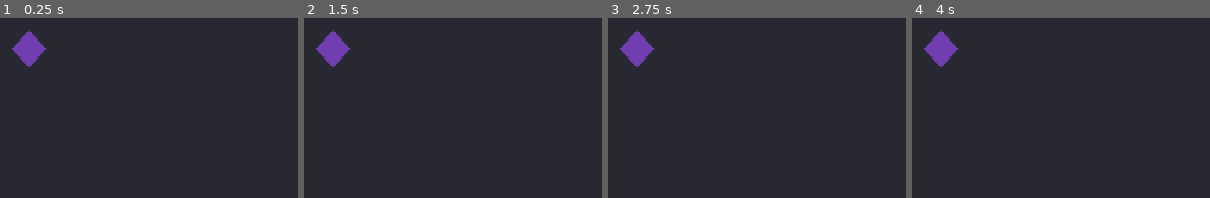
Above: before the commit, frames 1-4 (left to right).
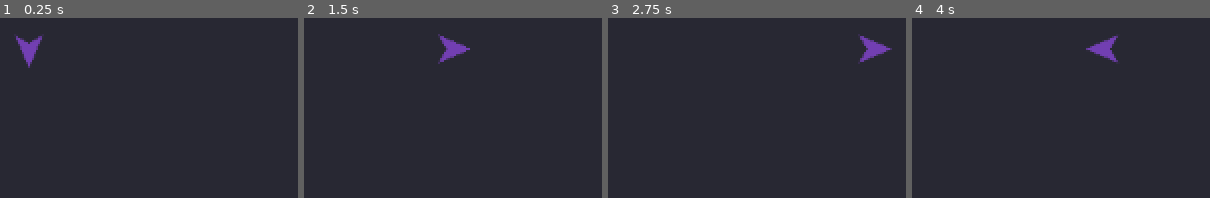
Above: after the commit, the same moments.

Repository: KrisUni/the-shattering
Game: Godot game, scene res://scenes/test_room.tscn
Same seed, same stepped clock (60 frames per second), same inputs: the game is played once before the commit and once after it.
Inputs (mouse positions are in pixels of both pictures, inside the frame that each line leads up to):
- Up to frame 1 (0.25 s): no input
- Up to frame 2 (1.5 s): tap Enter at 0.5 s; move the mouse to (outside the picture) at 0.52 s; hold D (move_right, bound only after the commit) 0.53-1.25 s; hold Shift 0.53-1.25 s; click (outside the picture) at 0.67 s; drag from (outside the picture) to (outside the picture) at 1.27 s
- Up to frame 3 (2.75 s): tap Space at 2 s; move the mouse to (outside the picture) at 2.02 s; hold D (move_right, bound only after the commit) from 2.03 s (still down); tap Ctrl at 2.1 s
- Up to frame 4 (4 s): release D (move_right, bound only after the commit) at 2.75 s; drag from (outside the picture) to (outside the picture) at 2.77 s; tap Enter at 3.5 s; move the mouse to (outside the picture) at 3.52 s; hold A (move_left, bound only after the commit) from 3.53 s (still down); tap Alt at 3.6 s

The runs differ from the first frame. In frame 1, 0.8% of the frame differs, in the area x 4-16%, y 6-27%; in frame 2, 2.0%; in frame 3, 2.0%, in the area x 4-96%, y 6-28%; in frame 4, 2.0%.

Commit message:
Move Almos freely from keyboard and gamepad (#5)
Adds the move actions to the input map (WASD, arrow keys, left stick and
d-pad), walking speed in data/player_tuning.tres, and an eight-way facing.
Diagonals are no faster than straight lines, with a round stick deadzone.

Co-Authored-By: Claude Opus 5.5 <noreply@anthropic.com>
Claude-Session: https://claude.ai/code/session_0163Ac8sJ4QjP8JSKMSxQS6y

Diff:
--- /dev/null
+++ b/data/player_tuning.tres
@@ -0,0 +1,7 @@
+[gd_resource type="Resource" script_class="PlayerTuning" format=3]
+
+[ext_resource type="Script" path="res://scripts/tuning/player_tuning.gd" id="1_tuning"]
+
+[resource]
+script = ExtResource("1_tuning")
+walk_speed = 120.0
--- a/project.godot
+++ b/project.godot
@@ -17,3 +17,38 @@
 [editor_plugins]
 
 enabled=PackedStringArray("res://addons/gut/plugin.cfg")
+
+[input]
+
+move_left={
+"deadzone": 0.2,
+"events": Array[InputEvent]([Object(InputEventKey,"resource_local_to_scene":false,"resource_name":"","device":-1,"window_id":0,"alt_pressed":false,"shift_pressed":false,"ctrl_pressed":false,"meta_pressed":false,"pressed":false,"keycode":0,"physical_keycode":65,"key_label":0,"unicode":0,"location":0,"echo":false,"script":null)
+, Object(InputEventKey,"resource_local_to_scene":false,"resource_name":"","device":-1,"window_id":0,"alt_pressed":false,"shift_pressed":false,"ctrl_pressed":false,"meta_pressed":false,"pressed":false,"keycode":0,"physical_keycode":4194319,"key_label":0,"unicode":0,"location":0,"echo":false,"script":null)
+, Object(InputEventJoypadMotion,"resource_local_to_scene":false,"resource_name":"","device":-1,"axis":0,"axis_value":-1.0,"script":null)
+, Object(InputEventJoypadButton,"resource_local_to_scene":false,"resource_name":"","device":-1,"button_index":13,"pressure":0.0,"pressed":false,"script":null)
+])
+}
+move_right={
+"deadzone": 0.2,
+"events": Array[InputEvent]([Object(InputEventKey,"resource_local_to_scene":false,"resource_name":"","device":-1,"window_id":0,"alt_pressed":false,"shift_pressed":false,"ctrl_pressed":false,"meta_pressed":false,"pressed":false,"keycode":0,"physical_keycode":68,"key_label":0,"unicode":0,"location":0,"echo":false,"script":null)
+, Object(InputEventKey,"resource_local_to_scene":false,"resource_name":"","device":-1,"window_id":0,"alt_pressed":false,"shift_pressed":false,"ctrl_pressed":false,"meta_pressed":false,"pressed":false,"keycode":0,"physical_keycode":4194321,"key_label":0,"unicode":0,"location":0,"echo":false,"script":null)
+, Object(InputEventJoypadMotion,"resource_local_to_scene":false,"resource_name":"","device":-1,"axis":0,"axis_value":1.0,"script":null)
+, Object(InputEventJoypadButton,"resource_local_to_scene":false,"resource_name":"","device":-1,"button_index":14,"pressure":0.0,"pressed":false,"script":null)
+])
+}
+move_up={
+"deadzone": 0.2,
+"events": Array[InputEvent]([Object(InputEventKey,"resource_local_to_scene":false,"resource_name":"","device":-1,"window_id":0,"alt_pressed":false,"shift_pressed":false,"ctrl_pressed":false,"meta_pressed":false,"pressed":false,"keycode":0,"physical_keycode":87,"key_label":0,"unicode":0,"location":0,"echo":false,"script":null)
+, Object(InputEventKey,"resource_local_to_scene":false,"resource_name":"","device":-1,"window_id":0,"alt_pressed":false,"shift_pressed":false,"ctrl_pressed":false,"meta_pressed":false,"pressed":false,"keycode":0,"physical_keycode":4194320,"key_label":0,"unicode":0,"location":0,"echo":false,"script":null)
+, Object(InputEventJoypadMotion,"resource_local_to_scene":false,"resource_name":"","device":-1,"axis":1,"axis_value":-1.0,"script":null)
+, Object(InputEventJoypadButton,"resource_local_to_scene":false,"resource_name":"","device":-1,"button_index":11,"pressure":0.0,"pressed":false,"script":null)
+])
+}
+move_down={
+"deadzone": 0.2,
+"events": Array[InputEvent]([Object(InputEventKey,"resource_local_to_scene":false,"resource_name":"","device":-1,"window_id":0,"alt_pressed":false,"shift_pressed":false,"ctrl_pressed":false,"meta_pressed":false,"pressed":false,"keycode":0,"physical_keycode":83,"key_label":0,"unicode":0,"location":0,"echo":false,"script":null)
+, Object(InputEventKey,"resource_local_to_scene":false,"resource_name":"","device":-1,"window_id":0,"alt_pressed":false,"shift_pressed":false,"ctrl_pressed":false,"meta_pressed":false,"pressed":false,"keycode":0,"physical_keycode":4194322,"key_label":0,"unicode":0,"location":0,"echo":false,"script":null)
+, Object(InputEventJoypadMotion,"resource_local_to_scene":false,"resource_name":"","device":-1,"axis":1,"axis_value":1.0,"script":null)
+, Object(InputEventJoypadButton,"resource_local_to_scene":false,"resource_name":"","device":-1,"button_index":12,"pressure":0.0,"pressed":false,"script":null)
+])
+}
--- /dev/null
+++ b/scenes/almos/almos.gd
@@ -0,0 +1,24 @@
+extends CharacterBody2D
+
+# Almos's sprites show eight facings, so his facing is always one of eight directions.
+const FACING_STEP := TAU / 8.0
+
+## Where Almos last moved, snapped to the nearest of eight directions, as a unit
+## vector. A Roll with no input goes this way.
+var facing := Vector2.DOWN
+
+@export var tuning: PlayerTuning
+
+@onready var _placeholder: Polygon2D = $Placeholder
+
+
+func _physics_process(_delta: float) -> void:
+	# get_vector applies the deadzone to the stick as a whole, not axis by axis, and
+	# never returns more than length 1, so diagonals are no faster.
+	var direction := Input.get_vector("move_left", "move_right", "move_up", "move_down")
+	if direction != Vector2.ZERO:
+		facing = Vector2.from_angle(snappedf(direction.angle(), FACING_STEP))
+	# Turning the placeholder shape stands in for the eight facing sprites.
+	_placeholder.rotation = facing.angle()
+	velocity = direction * tuning.walk_speed
+	move_and_slide()
--- a/scenes/almos/almos.tscn
+++ b/scenes/almos/almos.tscn
@@ -1,13 +1,19 @@
 [gd_scene format=3]
+
+[ext_resource type="Script" path="res://scenes/almos/almos.gd" id="1_script"]
+[ext_resource type="Resource" path="res://data/player_tuning.tres" id="2_tuning"]
 
 [sub_resource type="CircleShape2D" id="CircleShape2D_body"]
 radius = 12.0
 
 [node name="Almos" type="CharacterBody2D"]
+motion_mode = 1
+script = ExtResource("1_script")
+tuning = ExtResource("2_tuning")
 
 [node name="Placeholder" type="Polygon2D" parent="."]
 color = Color(0.45, 0.25, 0.7, 1)
-polygon = PackedVector2Array(0, -14, 12, 0, 0, 14, -12, 0)
+polygon = PackedVector2Array(14, 0, -10, -10, -4, 0, -10, 10)
 
 [node name="CollisionShape2D" type="CollisionShape2D" parent="."]
 shape = SubResource("CircleShape2D_body")
--- /dev/null
+++ b/scripts/tuning/player_tuning.gd
@@ -0,0 +1,6 @@
+class_name PlayerTuning
+extends Resource
+## Tuning numbers for Almos. The values live in data/player_tuning.tres, not here.
+
+## Walking speed, in pixels per second.
+@export var walk_speed: float
--- /dev/null
+++ b/test/test_almos_movement.gd
@@ -0,0 +1,221 @@
+extends GutTest
+## Almos walking, seen only through the scene: input goes in as actions or real
+## input events, and we watch where he ends up.
+
+const ALMOS_SCENE_PATH := "res://scenes/almos/almos.tscn"
+const TUNING_PATH := "res://data/player_tuning.tres"
+
+# Frames to let a pressed input reach Almos before we start measuring.
+const SETTLE_FRAMES := 2
+const MEASURED_FRAMES := 5
+# In pixels per second.
+const TOLERANCE := 0.01
+# Facing is a unit vector, so it needs a much tighter tolerance than pixels per second.
+const FACING_TOLERANCE := 0.0001
+
+var key_params = ParameterFactory.named_parameters(
+	["key", "direction"],
+	[
+		[KEY_A, Vector2.LEFT], [KEY_LEFT, Vector2.LEFT],
+		[KEY_D, Vector2.RIGHT], [KEY_RIGHT, Vector2.RIGHT],
+		[KEY_W, Vector2.UP], [KEY_UP, Vector2.UP],
+		[KEY_S, Vector2.DOWN], [KEY_DOWN, Vector2.DOWN],
+	],
+)
+
+var stick_directions = [Vector2.LEFT, Vector2.RIGHT, Vector2.UP, Vector2.DOWN]
+
+# Degrees clockwise from right, none of them along an axis.
+var stick_angles = [30.0, 135.0, 250.0]
+
+# Stick angles and the one of the eight compass directions nearest to each, in degrees
+# clockwise from right. The 40, 200 and 290 degree rows would be wrong if the angle were
+# truncated instead of rounded.
+var facing_params = ParameterFactory.named_parameters(
+	["stick_degrees", "facing_degrees"],
+	[[20.0, 0.0], [40.0, 45.0], [100.0, 90.0], [200.0, 180.0], [290.0, 270.0]],
+)
+
+var dpad_params = ParameterFactory.named_parameters(
+	["button", "direction"],
+	[
+		[JOY_BUTTON_DPAD_LEFT, Vector2.LEFT], [JOY_BUTTON_DPAD_RIGHT, Vector2.RIGHT],
+		[JOY_BUTTON_DPAD_UP, Vector2.UP], [JOY_BUTTON_DPAD_DOWN, Vector2.DOWN],
+	],
+)
+
+var _held_actions: Array[StringName] = []
+var _held_events: Array[InputEvent] = []
+
+
+func after_each() -> void:
+	_release_everything()
+
+
+func test_pressing_move_right_walks_right_at_walk_speed() -> void:
+	var almos = _spawn_almos()
+
+	_press_action(&"move_right")
+	var velocity: Vector2 = await _measured_velocity(almos)
+
+	assert_almost_eq(velocity, Vector2(_walk_speed(), 0.0), Vector2.ONE * TOLERANCE)
+
+
+func test_wasd_and_arrow_keys_walk_in_their_direction(params = use_parameters(key_params)) -> void:
+	var almos = _spawn_almos()
+
+	_press_key(params.key)
+	var velocity: Vector2 = await _measured_velocity(almos)
+
+	assert_almost_eq(velocity, params.direction * _walk_speed(), Vector2.ONE * TOLERANCE)
+
+
+func test_left_stick_walks_in_the_direction_it_is_pushed(direction = use_parameters(stick_directions)) -> void:
+	var almos = _spawn_almos()
+
+	_push_left_stick(direction)
+	var velocity: Vector2 = await _measured_velocity(almos)
+
+	assert_almost_eq(velocity, direction * _walk_speed(), Vector2.ONE * TOLERANCE)
+
+
+func test_left_stick_pushed_between_axes_walks_that_way_at_full_speed(degrees = use_parameters(stick_angles)) -> void:
+	var almos = _spawn_almos()
+	var direction := Vector2.from_angle(deg_to_rad(degrees))
+
+	_push_left_stick(direction)
+	var velocity: Vector2 = await _measured_velocity(almos)
+
+	assert_almost_eq(velocity, direction * _walk_speed(), Vector2.ONE * TOLERANCE)
+
+
+func test_dpad_walks_in_its_direction(params = use_parameters(dpad_params)) -> void:
+	var almos = _spawn_almos()
+
+	_press_dpad(params.button)
+	var velocity: Vector2 = await _measured_velocity(almos)
+
+	assert_almost_eq(velocity, params.direction * _walk_speed(), Vector2.ONE * TOLERANCE)
+
+
+func test_walking_diagonally_is_no_faster_than_walking_straight() -> void:
+	var almos = _spawn_almos()
+
+	_press_key(KEY_W)
+	_press_key(KEY_D)
+	var velocity: Vector2 = await _measured_velocity(almos)
+
+	assert_almost_eq(velocity.length(), _walk_speed(), TOLERANCE, "diagonal speed should equal walk_speed")
+	assert_almost_eq(velocity.normalized(), Vector2(1.0, -1.0).normalized(), Vector2.ONE * FACING_TOLERANCE, "should go up and right")
+
+
+func test_after_walking_down_left_and_stopping_almos_stands_still_facing_down_left() -> void:
+	var almos = _spawn_almos()
+
+	_press_key(KEY_S)
+	_press_key(KEY_A)
+	await wait_physics_frames(SETTLE_FRAMES)
+	_release_everything()
+	var velocity: Vector2 = await _measured_velocity(almos)
+
+	assert_almost_eq(velocity, Vector2.ZERO, Vector2.ONE * TOLERANCE, "should stand still without input")
+	assert_almost_eq(almos.facing, Vector2(-1.0, 1.0).normalized(), Vector2.ONE * FACING_TOLERANCE)
+
+
+func test_facing_is_the_nearest_of_eight_directions_to_where_he_walks(params = use_parameters(facing_params)) -> void:
+	var almos = _spawn_almos()
+
+	_push_left_stick(Vector2.from_angle(deg_to_rad(params.stick_degrees)))
+	await wait_physics_frames(SETTLE_FRAMES)
+
+	var expected := Vector2.from_angle(deg_to_rad(params.facing_degrees))
+	assert_almost_eq(almos.facing, expected, Vector2.ONE * FACING_TOLERANCE)
+
+
+func test_a_stick_resting_slightly_off_centre_does_not_move_him() -> void:
+	var almos = _spawn_almos()
+
+	_push_left_stick(Vector2(0.1, 0.05))
+	var velocity: Vector2 = await _measured_velocity(almos)
+
+	assert_almost_eq(velocity, Vector2.ZERO, Vector2.ONE * TOLERANCE)
+
+
+func _spawn_almos():
+	var scene := load(ALMOS_SCENE_PATH) as PackedScene
+	assert_not_null(scene, "the Almos scene should load")
+	var almos = scene.instantiate()
+	add_child_autofree(almos)
+	return almos
+
+
+func _press_action(action: StringName) -> void:
+	Input.action_press(action)
+	_held_actions.append(action)
+
+
+# A key event as the keyboard delivers it: with the key's character and its position on
+# the keyboard both set, so bindings by either would match.
+func _press_key(keycode: Key) -> void:
+	var event := InputEventKey.new()
+	event.keycode = keycode
+	event.physical_keycode = keycode
+	event.pressed = true
+	Input.parse_input_event(event)
+	_held_events.append(event)
+
+
+# A pad on the first device, with the stick pushed to the given (x, y) in -1..1, down being +y.
+func _push_left_stick(pushed: Vector2) -> void:
+	for axis_and_value in [[JOY_AXIS_LEFT_X, pushed.x], [JOY_AXIS_LEFT_Y, pushed.y]]:
+		var event := InputEventJoypadMotion.new()
+		event.device = 0
+		event.axis = axis_and_value[0]
+		event.axis_value = axis_and_value[1]
+		Input.parse_input_event(event)
+		_held_events.append(event)
+
+
+func _press_dpad(button: JoyButton) -> void:
+	var event := InputEventJoypadButton.new()
+	event.device = 0
+	event.button_index = button
+	event.pressed = true
+	Input.parse_input_event(event)
+	_held_events.append(event)
+
+
+func _release_everything() -> void:
+	for action in _held_actions:
+		Input.action_release(action)
+	_held_actions.clear()
+	for event in _held_events:
+		var release := event.duplicate() as InputEvent
+		if release is InputEventJoypadMotion:
+			release.axis_value = 0.0
+		else:
+			release.pressed = false
+		Input.parse_input_event(release)
+	_held_events.clear()
+	Input.flush_buffered_events()
+
+
+# Almos's average velocity over a few physics frames, worked out from where he ends up
+# rather than read from his velocity property. The elapsed frames come from the engine's
+# own counter, because waiting for N frames can span N + 1 physics steps.
+func _measured_velocity(almos: Node2D) -> Vector2:
+	await wait_physics_frames(SETTLE_FRAMES)
+	var start_position := almos.position
+	var start_frame := Engine.get_physics_frames()
+	await wait_physics_frames(MEASURED_FRAMES)
+	var seconds := float(Engine.get_physics_frames() - start_frame) / Engine.physics_ticks_per_second
+	return (almos.position - start_position) / seconds
+
+
+func _walk_speed() -> float:
+	var tuning = load(TUNING_PATH)
+	assert_not_null(tuning, "the player tuning data file should load")
+	if tuning == null:
+		return 0.0
+	assert_gt(tuning.walk_speed, 0.0, "walk_speed in the data file should be positive")
+	return tuning.walk_speed
Not shown, added: scenes/almos/almos.gd.uid
Not shown, added: scripts/tuning/player_tuning.gd.uid
Not shown, added: test/test_almos_movement.gd.uid
